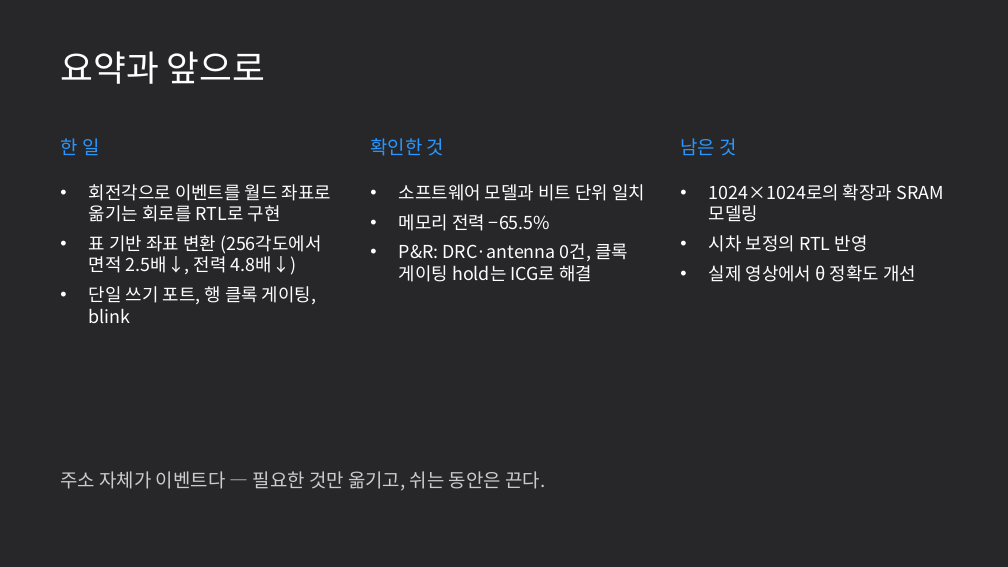
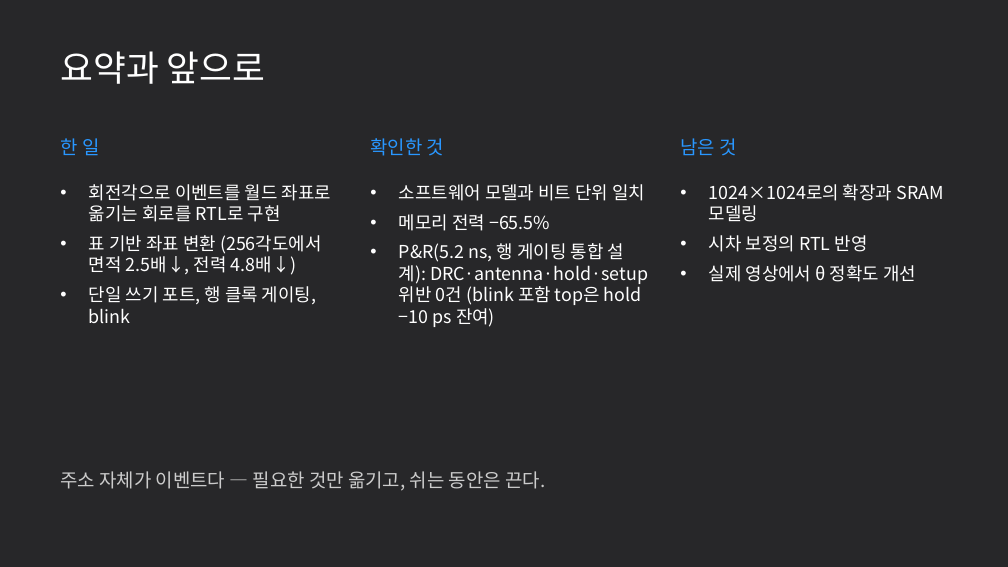
Before and after one commit to GangHeeJo/AI-SEMI, a slide deck: slide 19 of submission/REDRED_2차_발표자료.pptx. Drawn at 1008x567 pixels with LibreOffice and Linux fonts; fonts in the diff are those of the drawing. Boxes give left, top, right and bottom in pixels: in the first picture for what was removed or moved away, otherwise in the second. Text is boxed around its words. In the diff, an @@ line names an element or a change of style, - is before the commit and + after.

```diff
--- a/submission/REDRED_2차_발표자료.pptx
+++ b/submission/REDRED_2차_발표자료.pptx
@@ text at (x1=399, y1=243, x2=648, y2=327): text changed @@
-• P&R: DRC·antenna 0건, 클록 게이팅 hold는 ICG로 해결
+• P&R(5.2 ns, 행 게이팅 통합 설계): DRC·antenna·hold·setup 위반 0건 (blink 포함 top은 hold −10 ps 잔여)
```
Also in this commit, not shown: 1 other slide changed, 3 other files.
